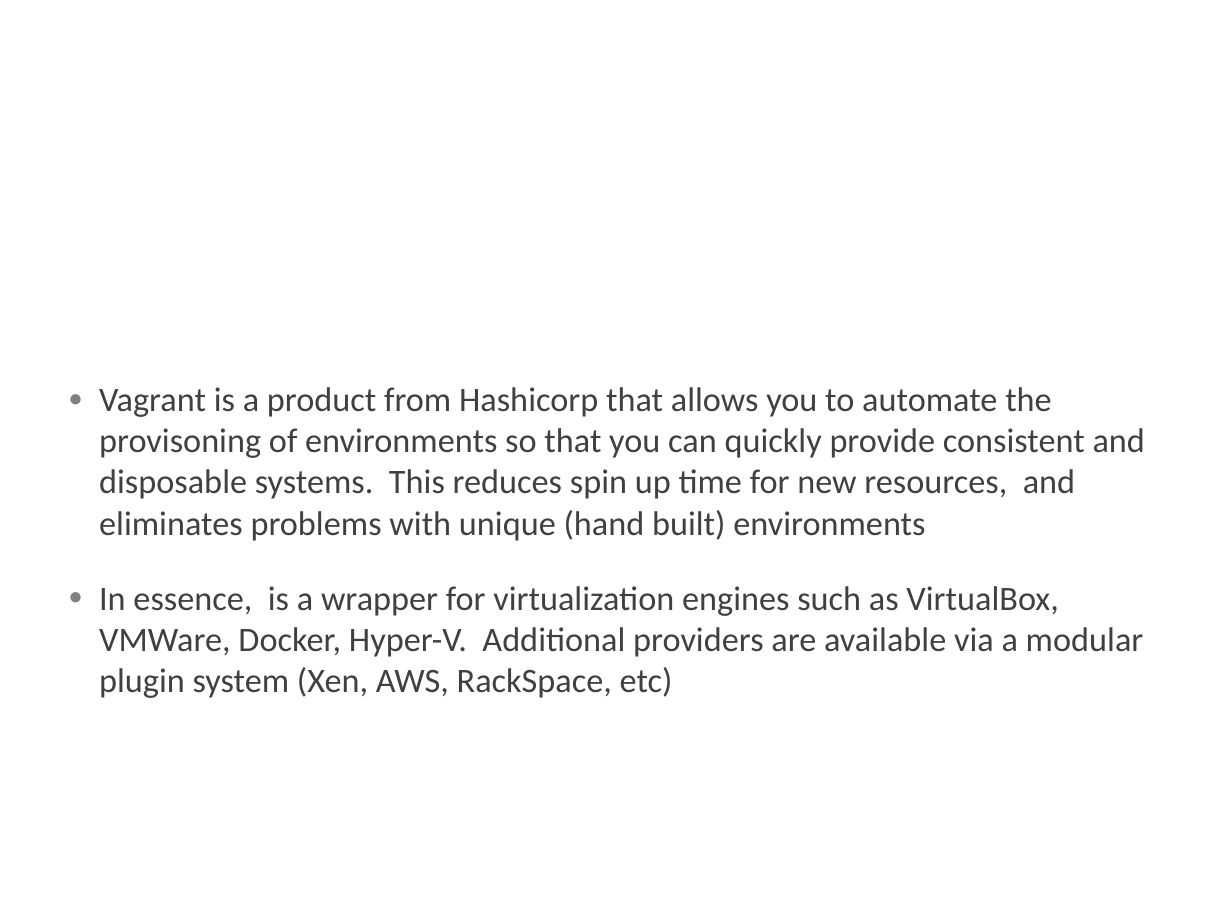
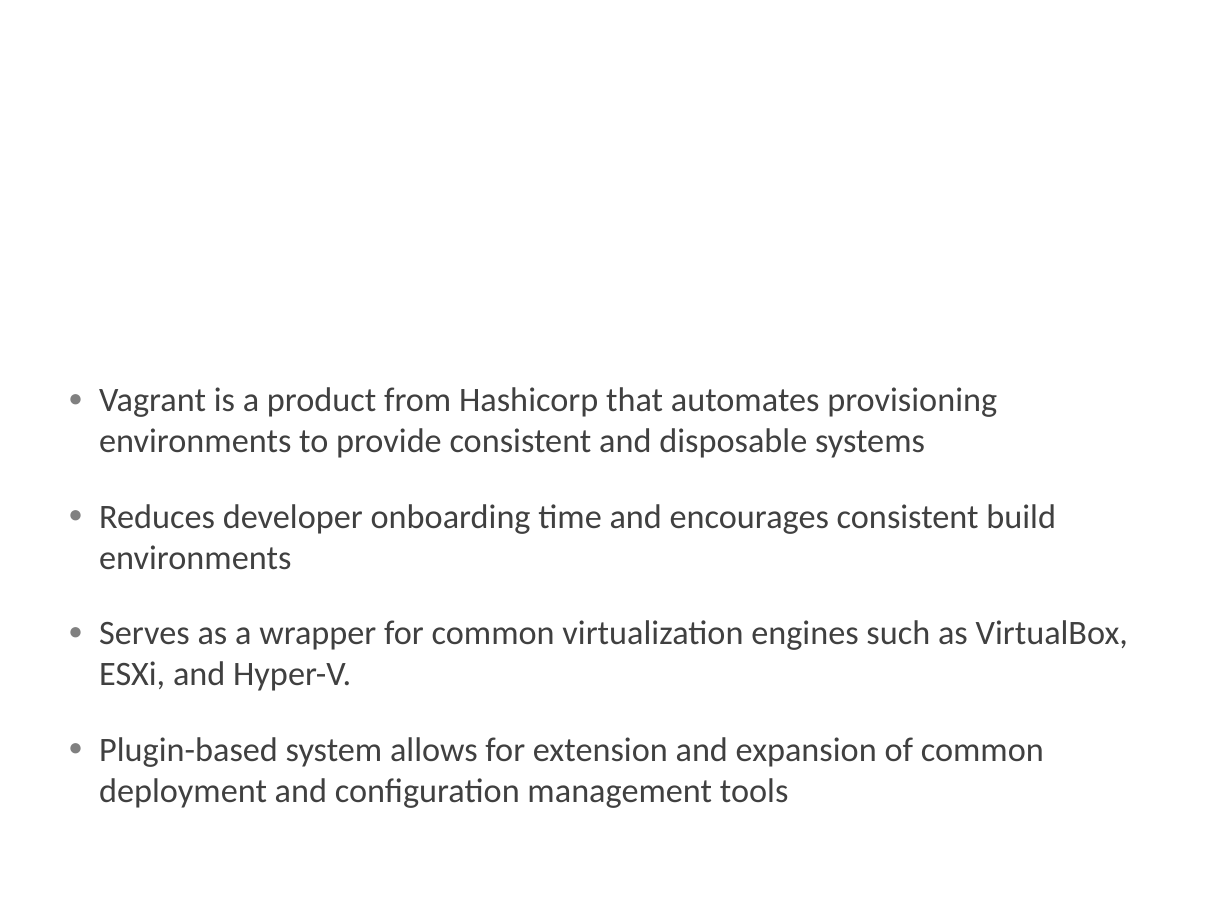
Before and after one commit to davidkiser/dev-automation, a slide deck: slide 2 of vagrant-dev.pptx. Drawn at 1232x924 pixels with LibreOffice and Linux fonts; fonts in the diff are those of the drawing; background and template pictures are left out. Boxes give left, top, right and bottom in pixels: in the first picture for what was removed or moved away, otherwise in the second. Text is boxed around its words. In the diff, an @@ line names an element or a change of style, - is before the commit and + after.

```diff
--- a/vagrant-dev.pptx
+++ b/vagrant-dev.pptx
@@ text at bbox=[99, 387, 1128, 808]: text changed @@
-● Vagrant is a product from Hashicorp that allows you to automate the provisoning of environments so that you can quickly provide consistent and disposable systems. This reduces spin up time for new resources, and eliminates problems with unique (hand built) environments
-● In essence, is a wrapper for virtualization engines such as VirtualBox, VMWare, Docker, Hyper-V. Additional providers are available via a modular plugin system (Xen, AWS, RackSpace, etc)
+● Vagrant is a product from Hashicorp that automates provisioning environments to provide consistent and disposable systems
+● Reduces developer onboarding time and encourages consistent build environments
+● Serves as a wrapper for common virtualization engines such as VirtualBox, ESXi, and Hyper-V.
+● Plugin-based system allows for extension and expansion of common deployment and configuration management tools
```
Also in this commit, not shown: 3 other slides changed, 1 slide added, 1 slide removed.
